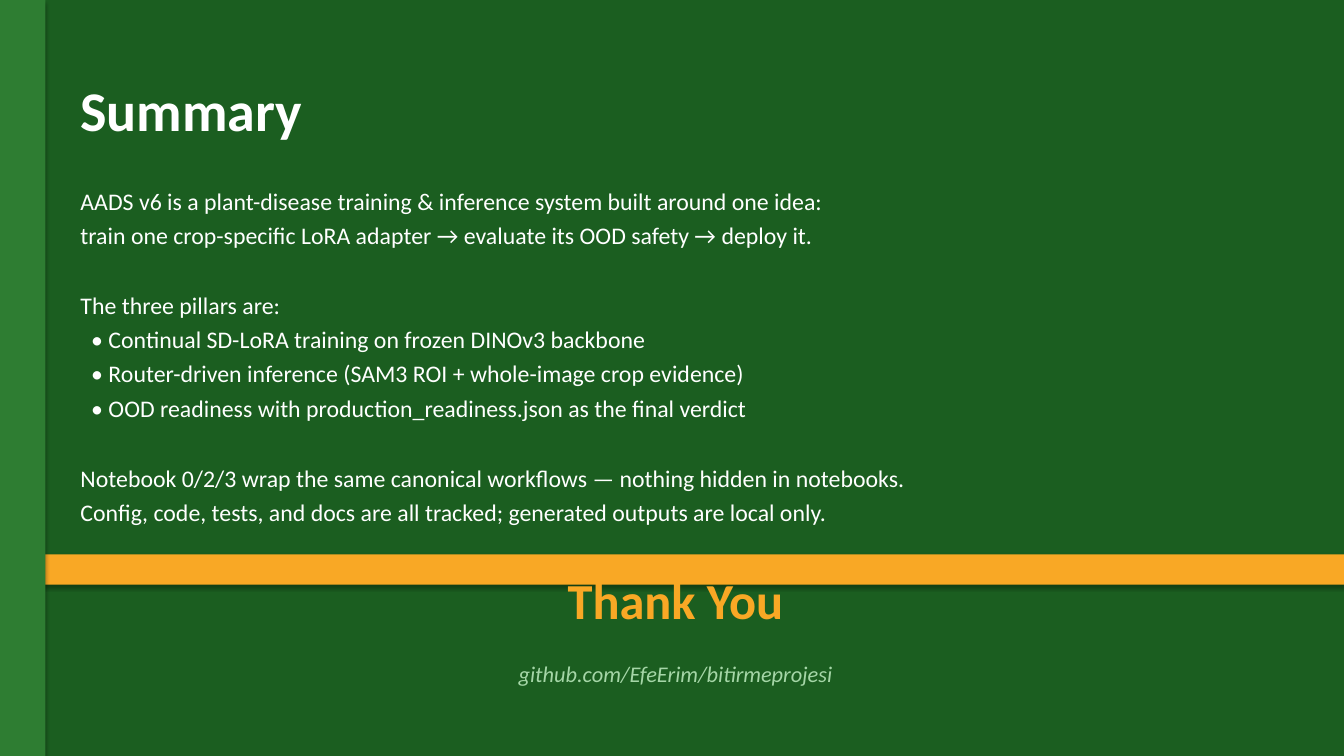
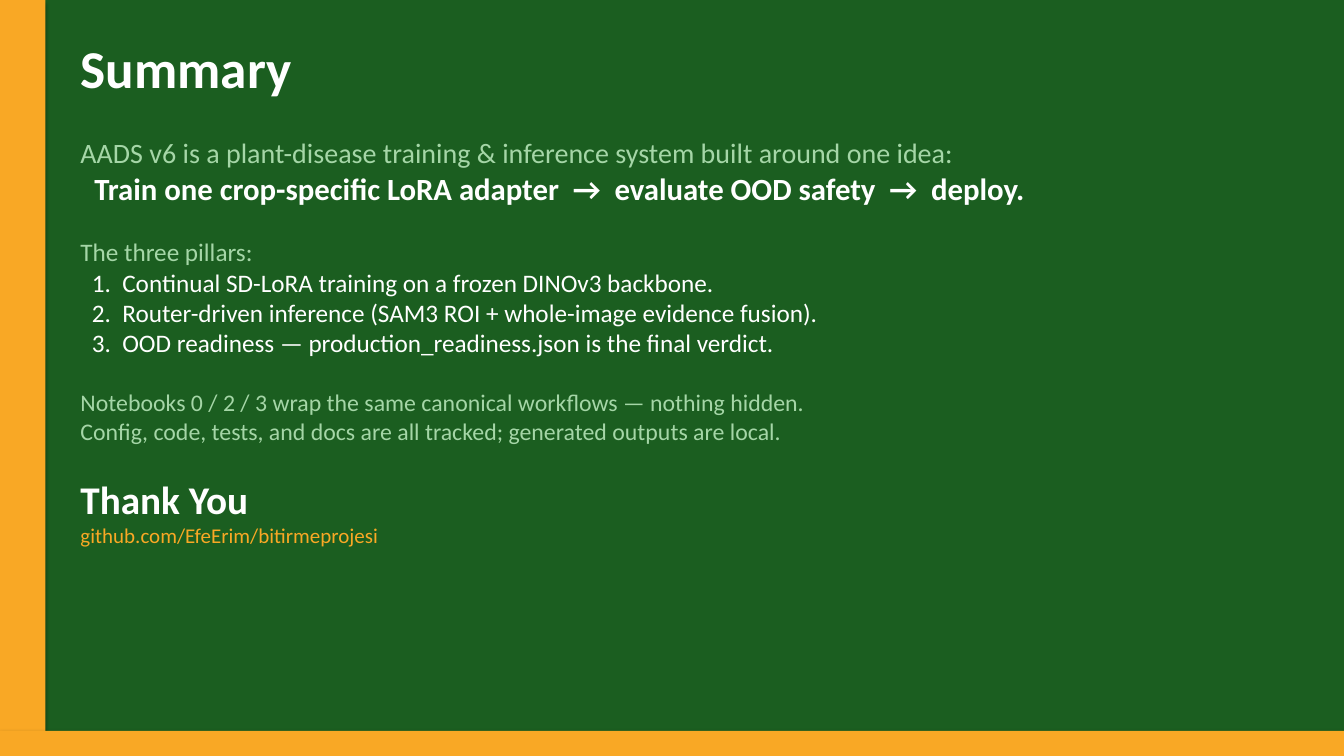
Before and after one commit to EfeErim/bitirmeprojesi, a slide deck: slide 35 of docs/AADS_v6_Overview.pptx (slide 13 before the commit). Drawn at 1344x756 pixels with LibreOffice and Linux fonts; fonts in the diff are those of the drawing. Boxes give left, top, right and bottom in pixels: in the first picture for what was removed or moved away, otherwise in the second. Text is boxed around its words. In the diff, an @@ line names an element or a change of style, - is before the commit and + after.

```diff
--- a/docs/AADS_v6_Overview.pptx
+++ b/docs/AADS_v6_Overview.pptx
@@ rectangle at box(0, 0, 45, 756): fill #2E7D32 to #F9A825 @@
@@ text "Summary": place and size @@
-text "Summary" at box(80, 94, 302, 140)
+text "Summary" at box(80, 53, 291, 97)
@@ text "Summary" at box(80, 53, 291, 97): size 40 to 38 pt @@
@@ text "AADS v6 is a plant-disease ...": place and size @@
-text "AADS v6 is a plant-disease ..." at box(80, 193, 904, 525)
+text "AADS v6 is a plant-disease ..." at box(80, 143, 1024, 547)
@@ text at box(80, 143, 953, 168): size 17 to 20 pt, text colour #FFFFFF to #A5D6A7 in "AADS v6 is a plant-disease training & ..."; less space between paragraphs @@
@@ text at box(80, 178, 1024, 547): text changed; size 17 to 18 pt @@
-train one crop-specific LoRA adapter → evaluate its OOD safety → deploy it.
-The three pillars are:
-• Continual SD-LoRA training on frozen DINOv3 backbone
-• Router-driven inference (SAM3 ROI + whole-image crop evidence)
-• OOD readiness with production_readiness.json as the final verdict
-Notebook 0/2/3 wrap the same canonical workflows — nothing hidden in notebooks.
-Config, code, tests, and docs are all tracked; generated outputs are local only.
+Train one crop-specific LoRA adapter → evaluate OOD safety → deploy.
+The three pillars:
+1. Continual SD-LoRA training on a frozen DINOv3 backbone.
+2. Router-driven inference (SAM3 ROI + whole-image evidence fusion).
+3. OOD readiness — production_readiness.json is the final verdict.
+Notebooks 0 / 2 / 3 wrap the same canonical workflows — nothing hidden.
+Config, code, tests, and docs are all tracked; generated outputs are local.
+Thank You
+github.com/EfeErim/bitirmeprojesi
@@ text removed at box(568, 578, 783, 620) @@
-Thank You
@@ text removed at box(519, 666, 833, 686) @@
-github.com/EfeErim/bitirmeprojesi
@@ rectangle: place and size @@
-rectangle at box(0, 555, 1344, 585)
+rectangle at box(0, 731, 1344, 756)
```
Also in this commit, not shown: 4 other slides changed, 30 slides added, 8 slides removed, 5 other files.
